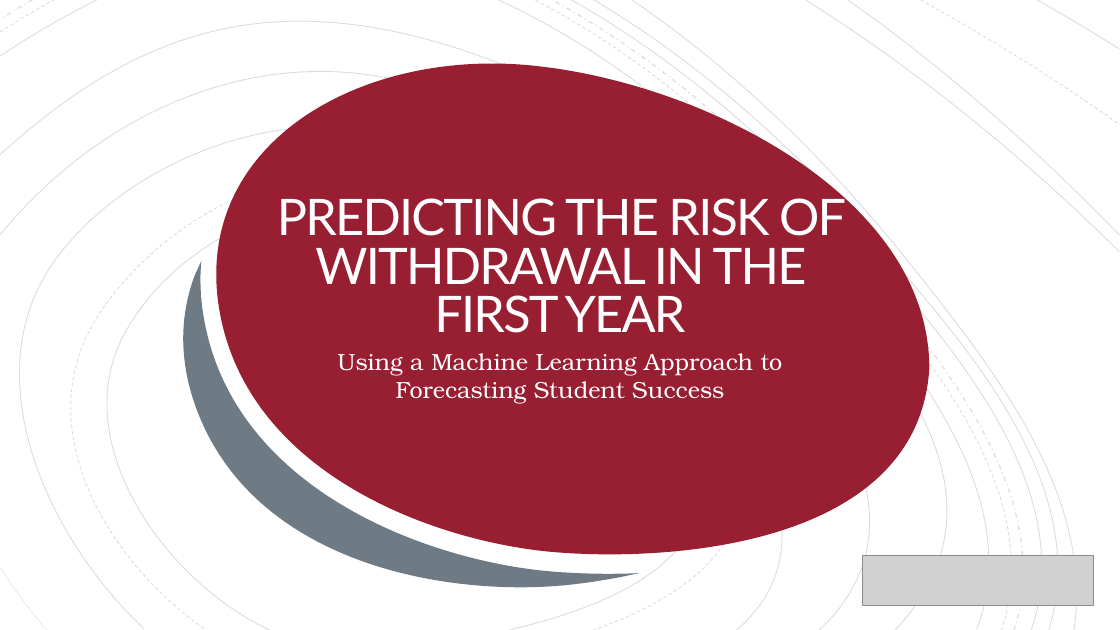
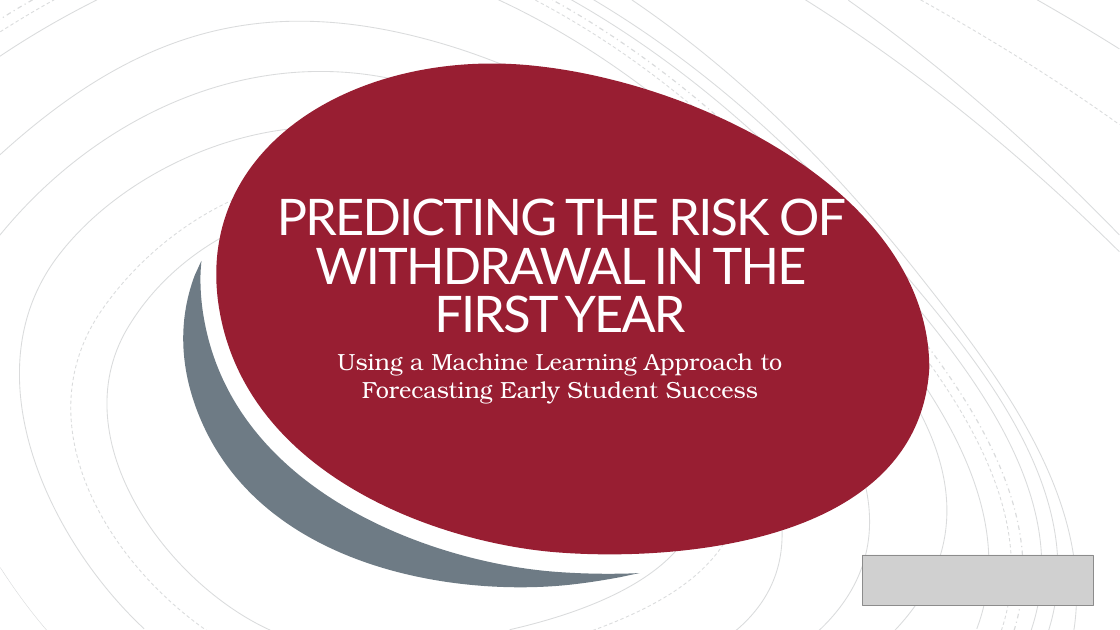
Before and after one commit to concrete-abstraction/student_risk_sagemaker, a slide deck: slide 1 of Documentation/student_risk_presentation.pptx. Drawn at 1120x630 pixels with LibreOffice and Linux fonts; fonts in the diff are those of the drawing; grey boxes stand for pictures. Boxes give left, top, right and bottom in pixels: in the first picture for what was removed or moved away, otherwise in the second. Text is boxed around its words. In the diff, an @@ line names an element or a change of style, - is before the commit and + after.

```diff
--- a/Documentation/student_risk_presentation.pptx
+++ b/Documentation/student_risk_presentation.pptx
@@ subtitle at [337,353,783,404]: text changed @@
-Using a Machine Learning Approach to Forecasting Student Success
+Using a Machine Learning Approach to Forecasting Early Student Success
```
Also in this commit, not shown: 1 other slide changed, 5 other files.
